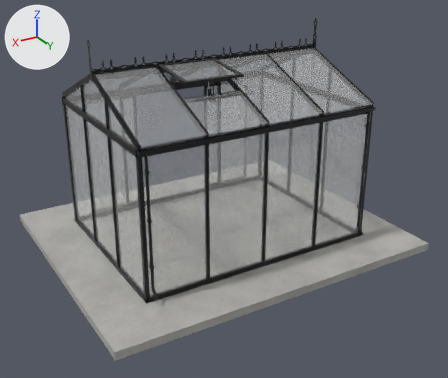
The glTF model models/scandiglas/sg-rect-7-9-10-2-decor.glb: old version first, new version second.
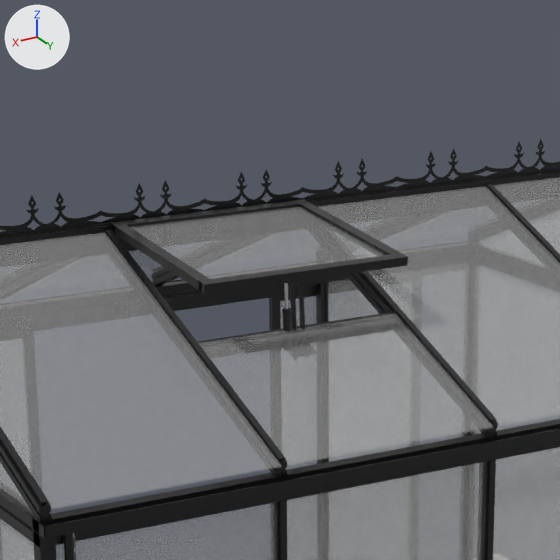
Old and new are each drawn whole from a 50 mm lens placed at (3.83, 8.45, 3.87), pointed at (0.02, 2.11, 0.7) and again close up on the part from 28% to 64% of the width and 0% to 43% of the height. Every picture has the same lights, and +X, +Y and +Z are marked at upper left. The older version's two pictures come first. Vertices at exactly the same position are counted once.

Objects in the first close-up: 'scandiglas-rect-7-9-10-2-decor'.
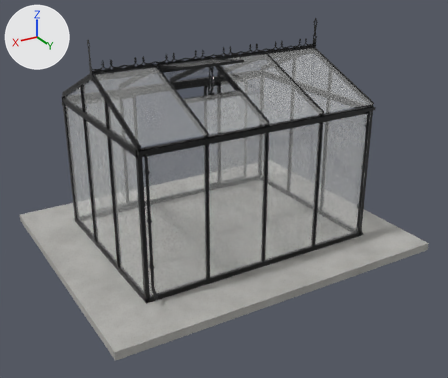
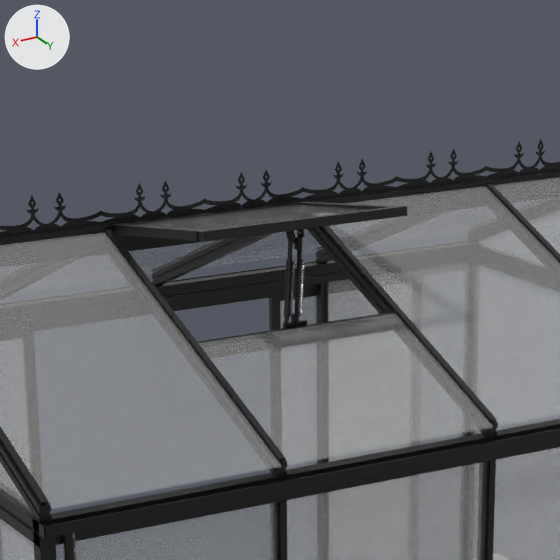
The change, as a list of edits to the scene's bpy script:
```text
Change me_scandiglas:
    remove me_scandiglas.from_pydata(...)  # 15537 vertices, 30197 faces; spans x -2.19..2.19, y 0.0..3.64, z -0.1..2.71
    add me_scandiglas.from_pydata(...)  # 23332 vertices, 45819 faces; spans x -2.19..2.19, y 0.0..3.64, z -0.1..2.71
    me_scandiglas part 1: the loose piece of 131 vertices spanning x 0.41..0.44, y 2.44..2.48, z 2.0..2.22 is turned -9.2 degrees about the x axis through its middle and scaled by 1.32, then moved by (-0.04, -0.05, 0.13)
    me_scandiglas part 2: the loose piece of 48 vertices spanning x 0.01..0.76, y 2.49..2.53, z 2.25..2.28 is moved by (0.0, 0.0, 0.16)
    me_scandiglas part 3: the loose piece of 48 vertices spanning x 0.01..0.05, y 1.86..2.51, z 2.25..2.34 is copied, and the copy is turned 14.5 degrees about the x axis through its middle and scaled by 0.992, then moved by (0.0, 0.0, 0.08); it spans x 0.01..0.05, y 1.86..2.5, z 2.31..2.44
    me_scandiglas part 4: the loose piece of 48 vertices spanning x 0.72..0.76, y 1.86..2.51, z 2.25..2.34 is copied, and the copy is turned 14.5 degrees about the x axis through its middle and scaled by 0.992, then moved by (0.0, 0.0, 0.08); it spans x 0.72..0.76, y 1.86..2.5, z 2.31..2.44
    me_scandiglas part 5: the loose piece of 24 vertices spanning x 0.34..0.43, y 2.44..2.5, z 1.99..2.01 is scaled about its middle by (0.889, -0.546, 3.11), then moved by (0.0, -0.04, 0.05)
    me_scandiglas part 6: the loose piece of 24 vertices spanning x 0.36..0.37, y 2.45..2.49, z 1.97..2.0 is scaled about its middle by (-0.75, 1.13, -0.977), then moved by (0.0, -0.03, 0.39)
    me_scandiglas part 7: the loose piece of 24 vertices spanning x 0.41, y 2.45..2.49, z 1.97..2.0 is scaled about its middle by (-0.75, 1.13, -0.977), then moved by (0.0, -0.03, 0.39)
    me_scandiglas part 8: the loose piece of 24 vertices spanning x 0.37, y 2.44..2.47, z 1.97..2.22 is turned -9.2 degrees about the x axis through its middle and scaled by 1.24, then moved by (0.0, -0.03, 0.12)
    me_scandiglas part 9: the loose piece of 24 vertices spanning x 0.4..0.41, y 2.44..2.47, z 1.97..2.22 is turned -9.2 degrees about the x axis through its middle and scaled by 1.24, then moved by (0.0, -0.03, 0.12)
    me_scandiglas part 10: the loose piece of 24 vertices spanning x 0.37, y 2.44..2.47, z 1.97..2.22 is copied, and the copy is turned -9.2 degrees about the x axis through its middle and scaled by 1.04, then moved by (0.02, 0.0, 0.12); it spans x 0.38..0.39, y 2.43..2.48, z 2.09..2.35
    me_scandiglas part 11: the loose piece of 24 vertices spanning x 0.05..0.72, y 1.88..2.49, z 2.26..2.33 is multiplied about its middle by the matrix ((0.0, -0.006, -0.054), (0.054, -0.006, 0.001), (-0.006, -0.053, 0.006)), then moved by (0.0, 0.25, -0.21), in mat_powder
    me_scandiglas part 12: the loose piece of 24 vertices spanning x 0.4..0.41, y 2.43..2.47, z 2.22..2.25 is copied, and the copy is moved by (-0.02, 0.01, 0.11); it spans x 0.38..0.39, y 2.44..2.47, z 2.33..2.37
    me_scandiglas part 13: the loose piece of 50 vertices spanning x 0.35..0.36, y 2.47..2.48, z 2.0..2.01 is copied, and the copy is multiplied about its middle by the matrix ((0.5, 0.0, 0.0), (0.0, 1.18, 1.582), (0.0, 6.704, 16.609)), then moved by (0.03, 0.0, 0.2); it spans x 0.38..0.39, y 2.47..2.49, z 2.12..2.3
    me_scandiglas part 14: a new loose piece of 7401 vertices spanning x 0.38..0.4, y 2.46..2.5, z 2.11..2.3
    me_scandiglas part 15: 24 vertices moved within x 0.0..1.18, y 1.82..1.87, z 2.31..2.38; 114 vertices removed from x 0.01..0.76, y 1.84..2.51, z 2.25..2.35; 42 vertices added at x 0.01..0.76, y 1.84..2.48, z 2.31..2.42
    other edits to the shape of me_scandiglas do not show in these pictures
```

Pixel boxes [x1, y1, x2, y2] of what changed, in the close-ups (560 x 560 px; the box of a moved part takes in the faces that stretch with it):
part 1 of me_scandiglas, moved or reshaped
    before: [282, 283, 292, 332]
    after: [284, 259, 294, 317]
part 2 of me_scandiglas, moved or reshaped
    before: [199, 253, 408, 294]
    after: [196, 206, 408, 241]
part 3 of me_scandiglas, added
    after: [300, 202, 395, 209]
part 4 of me_scandiglas, added
    after: [112, 224, 203, 241]
part 5 of me_scandiglas, moved or reshaped (not visible before)
    after: [284, 320, 307, 328]
part 6 of me_scandiglas, moved or reshaped (not visible before)
    after: [297, 229, 304, 237]
part 7 of me_scandiglas, moved or reshaped (not visible before)
    after: [286, 230, 294, 239]
part 8 of me_scandiglas, moved or reshaped
    before: [299, 281, 305, 329]
    after: [294, 235, 303, 321]
part 9 of me_scandiglas, moved or reshaped
    before: [290, 282, 297, 330]
    after: [285, 238, 293, 323]
part 10 of me_scandiglas, added
    after: [295, 245, 302, 322]
part 11 of me_scandiglas, moved or reshaped
    before: [130, 207, 385, 279]
    after: [291, 313, 297, 327]
part 12 of me_scandiglas, added
    after: [294, 236, 301, 251]
part 13 of me_scandiglas, added
    after: [299, 262, 303, 315]
part 14 of me_scandiglas, added
    after: [297, 261, 305, 316]
part 15 of me_scandiglas, reshaped
    before: [110, 200, 400, 292]
    after: [96, 202, 371, 232]
